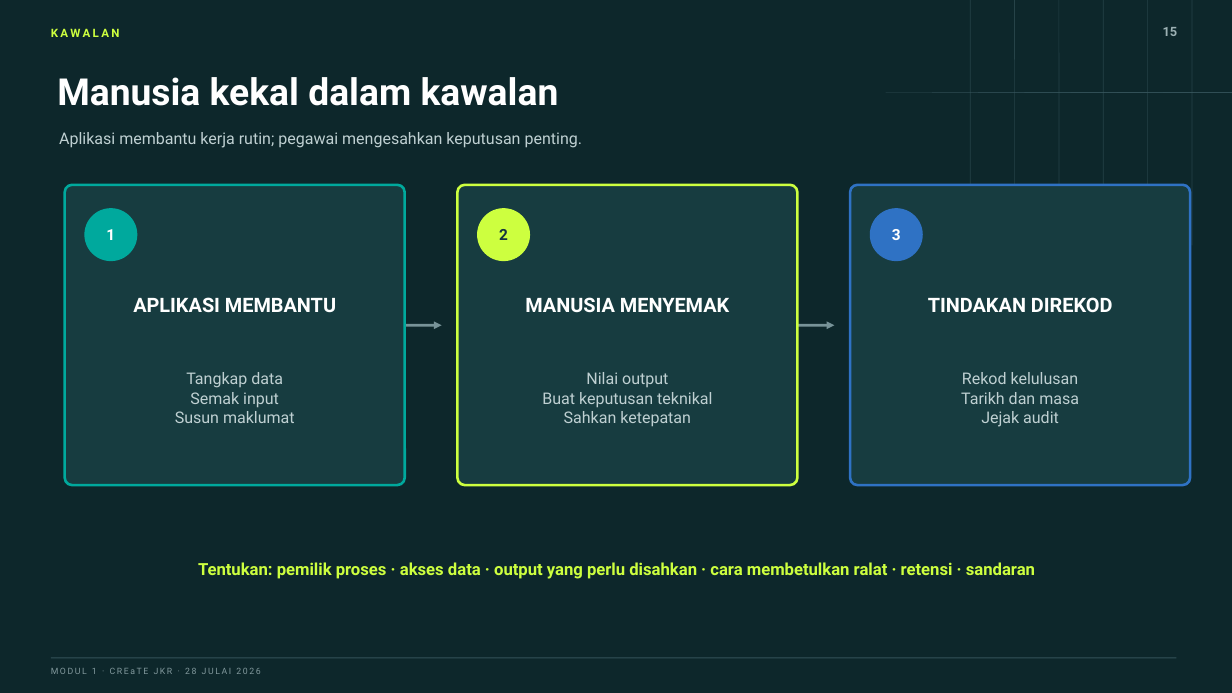
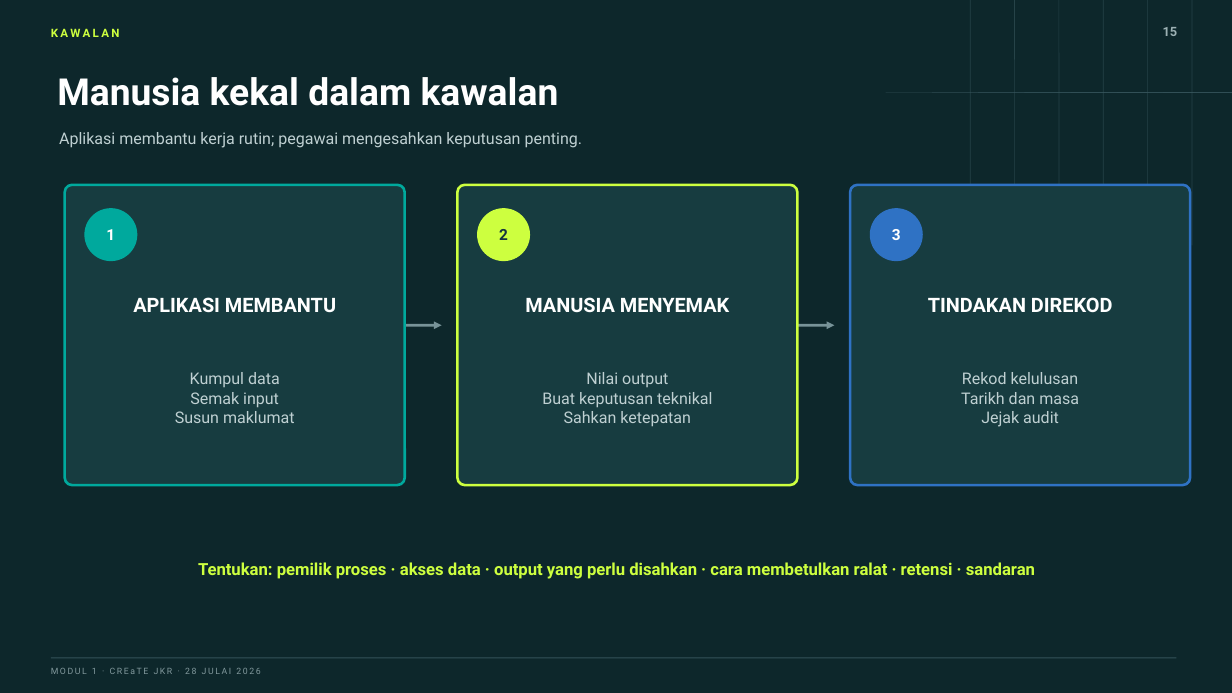
Before and after one commit to drMurtadha/jkr-create-mpe-training, a slide deck: slide 15 of Modul 1/slaid/Slaid-Modul-1-MPE.pptx. Drawn at 1232x693 pixels with LibreOffice and Linux fonts; fonts in the diff are those of the drawing. Boxes give left, top, right and bottom in pixels: in the first picture for what was removed or moved away, otherwise in the second. Text is boxed around its words. In the diff, an @@ line names an element or a change of style, - is before the commit and + after.

```diff
--- a/Modul 1/slaid/Slaid-Modul-1-MPE.pptx
+++ b/Modul 1/slaid/Slaid-Modul-1-MPE.pptx
@@ text at [190,372,280,387]: text changed @@
-Tangkap data
+Kumpul data
```
Also in this commit, not shown: 7 other slides changed, 52 other files.
